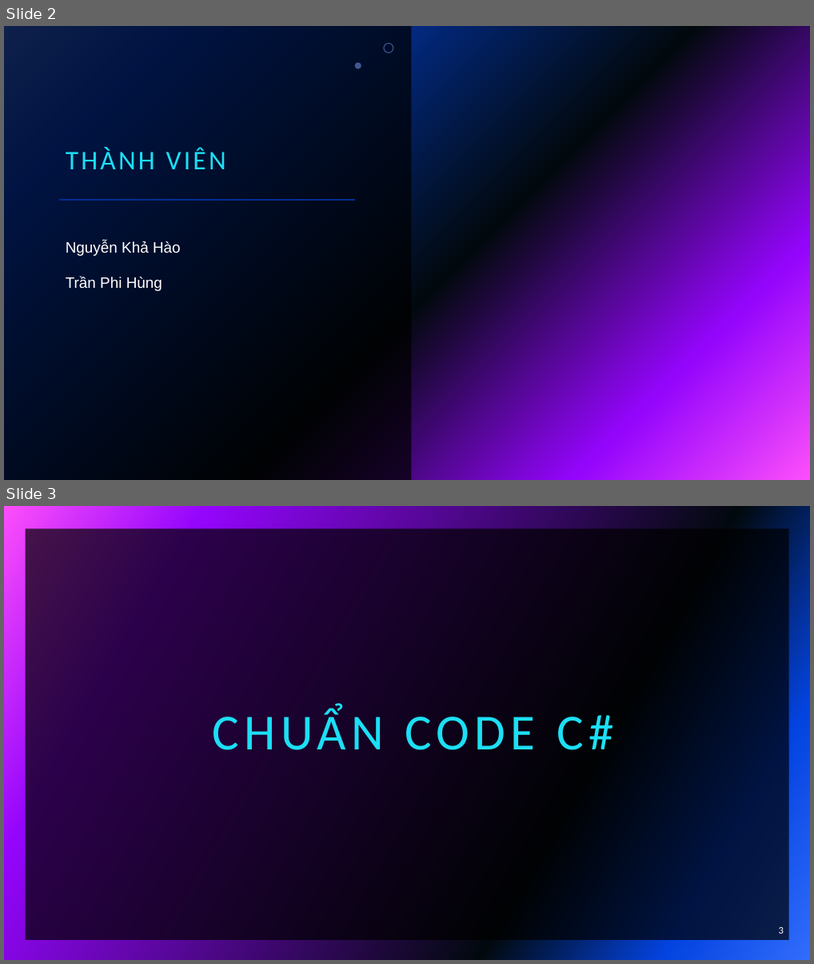
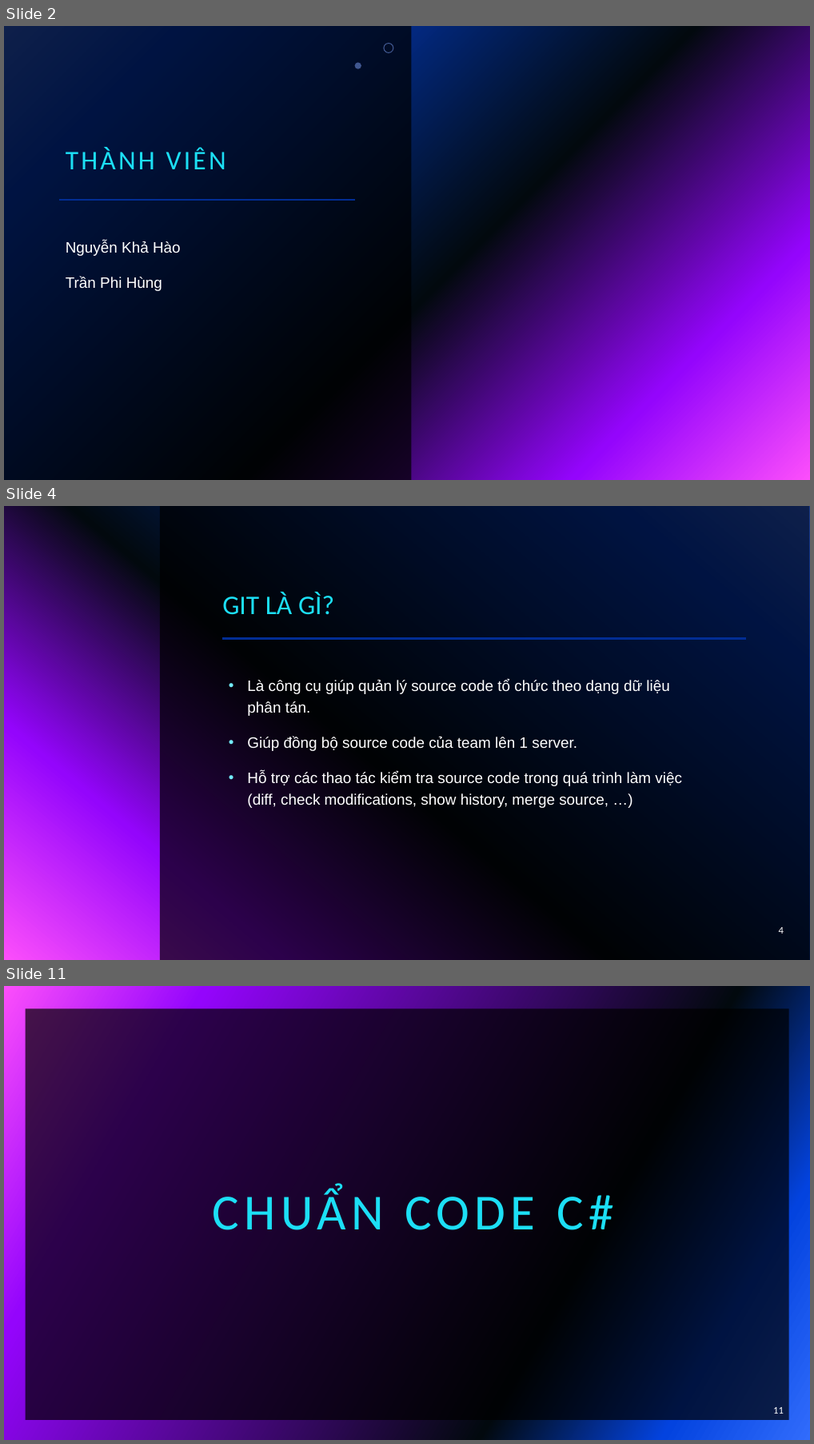
Before and after one commit to haohao0550/CongNghePhanMem, a slide deck: CNPM15_NHOM01_102220014_102220020_Github_CodeStyle_UnitCode.pptx. Shown one above the other, each under a label of ours: slides 2 and 3 before the commit, slides 2, 4 and 11 after it; the slides between them are not shown. The pictures are 814x964 and 814x1444 pixels, drawn with LibreOffice and Linux fonts; fonts in the diff are those of the drawing; background and template pictures are left out. Boxes give left, top, right and bottom in pixels: in the first picture for what was removed or moved away, otherwise in the second. Text is boxed around its words. In the diff, an @@ line names an element or a change of style, - is before the commit and + after.

```diff
--- a/CNPM15_NHOM01_102220014_102220020_Github_CodeStyle_UnitCode.pptx
+++ b/CNPM15_NHOM01_102220014_102220020_Github_CodeStyle_UnitCode.pptx
@@ slide 4 added at [4, 506, 810, 960], background gradient #316CFC to #0343DF to #02090E to #9405FC to #FC4EFB @@
@@ rectangle added at [160, 506, 810, 960], fill #000000 at 70% opacity @@
@@ title added at [222, 592, 334, 615], 32 pt, text #1CDFF5 @@
+GIT LÀ GÌ?
@@ line added from (223, 639) to (747, 639), #9405FC 2 pt @@
@@ text added at [247, 679, 682, 808], 18 pt, text #FFFFFF @@
+• Là công cụ giúp quản lý source code tổ chức theo dạng dữ liệu phân tán.
+• Giúp đồng bộ source code của team lên 1 server.
+• Hỗ trợ các thao tác kiểm tra source code trong quá trình làm việc (diff, check modifications, show history, merge source, …)
@@ page number added at [779, 927, 784, 933], 12 pt, text #FFFFFF @@
+4
@@ what was slide 3 is now slide 11 @@
@@ page number at [774, 1407, 784, 1413]: text changed @@
-3
+11
```
Also in this commit, not shown: 6 slides changed, 7 other slides added, 15 slides removed.
